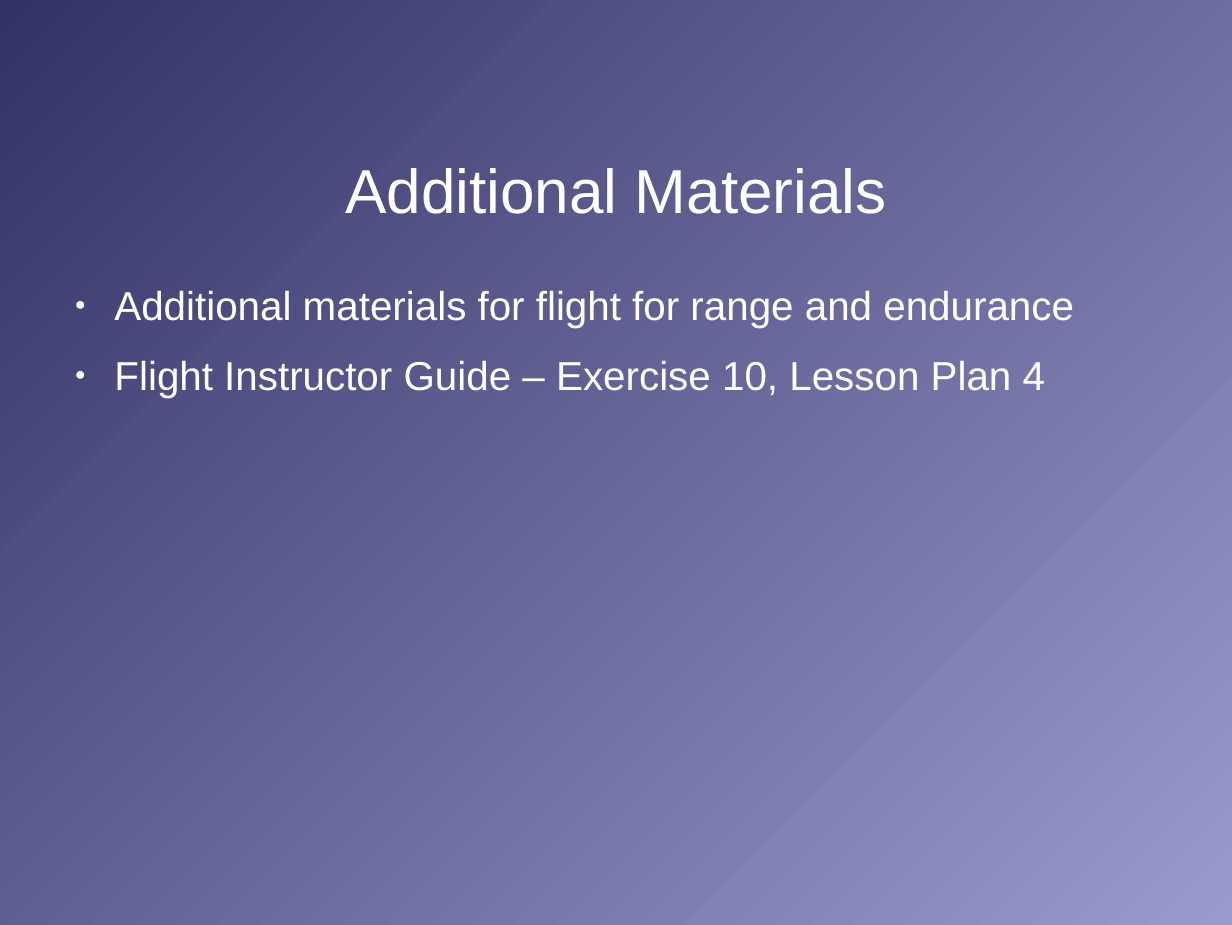
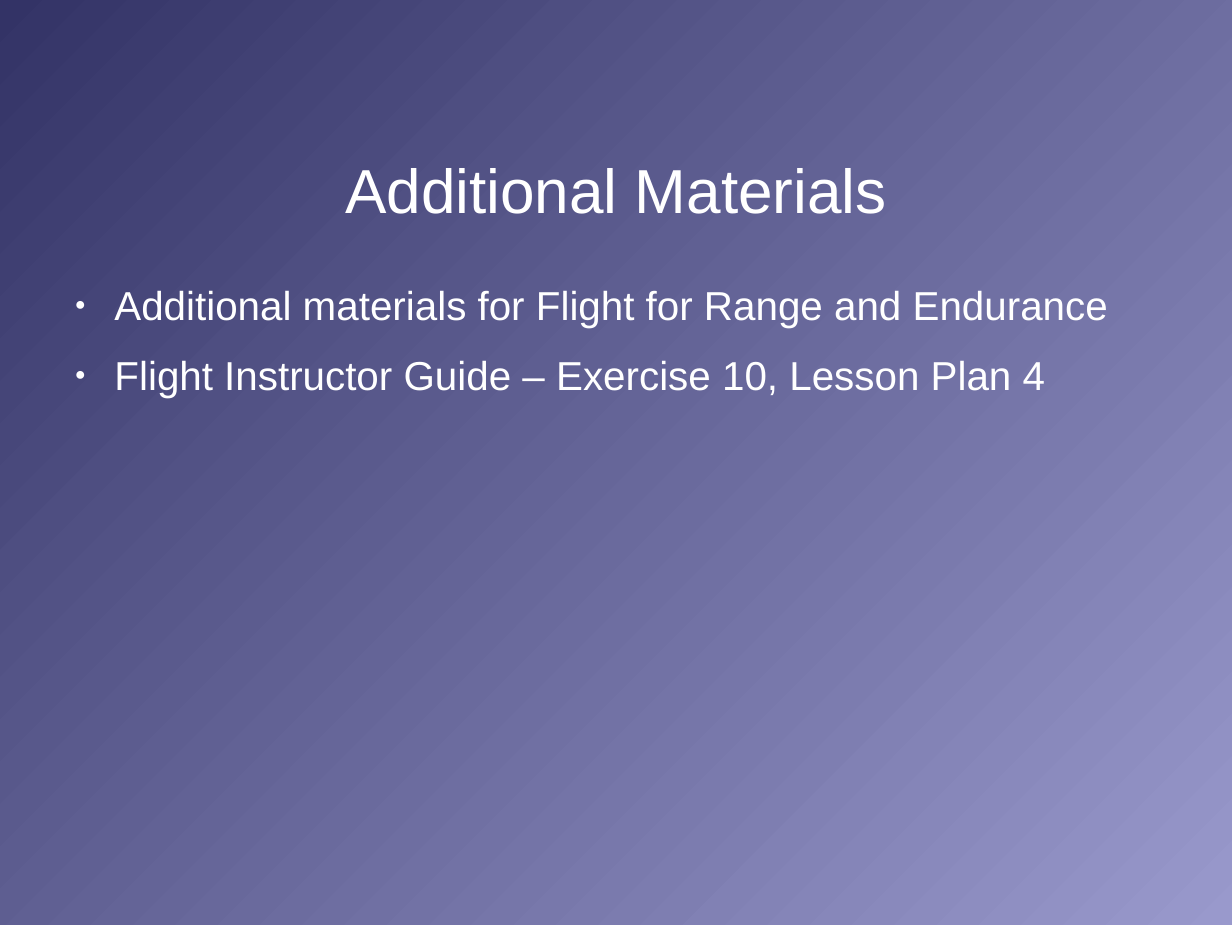
Before and after one commit to stephanheinemann/flight, a slide deck: slide 17 of FI/RangeAndEndurance/RangeAndEndurance.odp. Drawn at 1232x925 pixels with LibreOffice and Linux fonts; fonts in the diff are those of the drawing; background and template pictures are left out. Boxes give left, top, right and bottom in pixels: in the first picture for what was removed or moved away, otherwise in the second. Text is boxed around its words. In the diff, an @@ line names an element or a change of style, - is before the commit and + after.

```diff
--- a/FI/RangeAndEndurance/RangeAndEndurance.odp
+++ b/FI/RangeAndEndurance/RangeAndEndurance.odp
@@ text at (114,290,1108,327): text changed @@
-● Additional materials for flight for range and endurance
+● Additional materials for Flight for Range and Endurance
```
Also in this commit, not shown: 6 other files.
